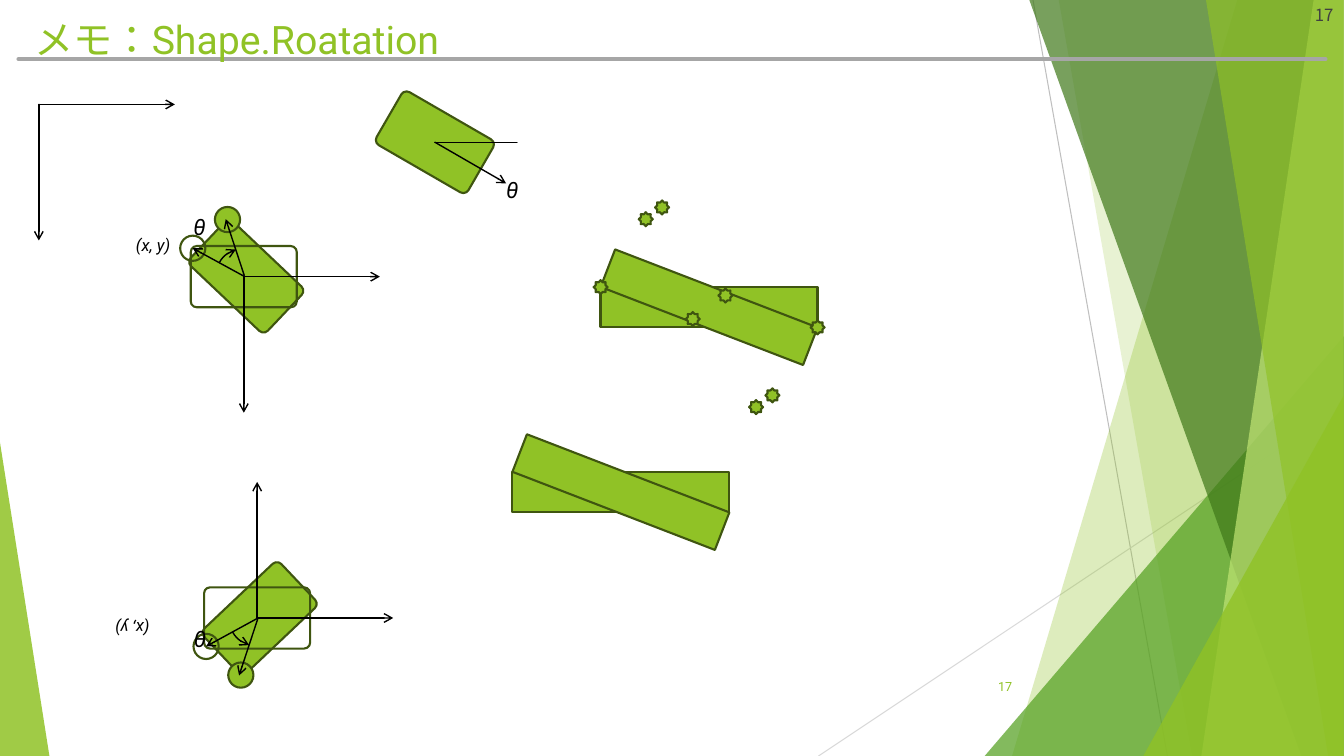
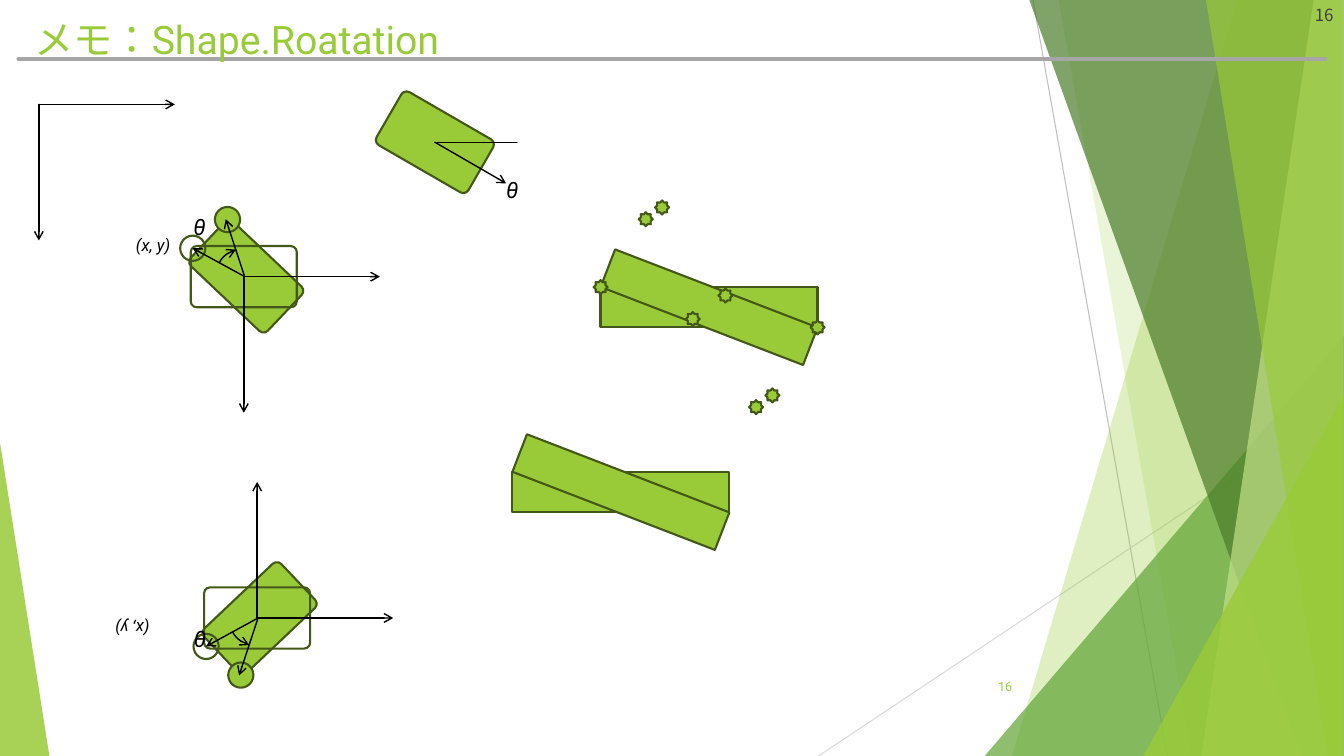
Before and after one commit to hitsuji-ga-u/pawapo, a slide deck: slide 16 of slide/customUI_debug.pptm (slide 17 before the commit). Drawn at 1344x756 pixels with LibreOffice and Linux fonts; fonts in the diff are those of the drawing. Boxes give left, top, right and bottom in pixels: in the first picture for what was removed or moved away, otherwise in the second. Text is boxed around its words. In the diff, an @@ line names an element or a change of style, - is before the commit and + after.

```diff
--- a/slide/customUI_debug.pptm
+++ b/slide/customUI_debug.pptm
@@ title "メモ：Shape.Roatation" at <box>34,24,439,62</box>: text colour #90C226 to #99CB38 @@
@@ freeform shape at <box>1012,0,1344,756</box>: fill #90C226 at 30% opacity to #99CB38 at 30% opacity @@
@@ freeform shape at <box>1029,0,1344,756</box>: fill #3F7819 at 70% opacity to #4A7C29 at 70% opacity @@
@@ freeform shape at <box>1059,0,1344,756</box>: fill #90C226 at 20% opacity to #99CB38 at 20% opacity @@
@@ freeform shape at <box>1202,0,1344,756</box>: fill #C0E474 at 70% opacity to #C2E088 at 70% opacity @@
@@ freeform shape at <box>1206,0,1344,756</box>: fill #90C226 at 65% opacity to #99CB38 at 65% opacity @@
@@ page number at <box>1315,8,1334,21</box>: text changed @@
-17
+16
@@ triangle at <box>985,336,1344,756</box>: fill #54A021 at 72% opacity to #63A537 at 72% opacity @@
@@ triangle at <box>1143,396,1344,756</box>: fill #90C226 at 80% opacity to #99CB38 at 80% opacity @@
@@ triangle at <box>0,443,49,756</box>: fill #90C226 at 85% opacity to #99CB38 at 85% opacity @@
@@ fill #90C226 to #99CB38; outline #3F5511 1.5 pt to #435919 1.5 pt in 17 elements at <box>374,90,496,196</box>, <box>187,218,306,335</box>, <box>212,204,243,235</box>, <box>200,560,319,677</box>, <box>225,660,256,690</box>, <box>601,287,818,328</box>, <box>601,250,818,365</box>, <box>594,280,608,294</box>, <box>811,321,825,335</box>, <box>655,201,669,215</box>, <box>749,400,763,414</box>, <box>719,288,733,302</box>, <box>765,388,779,402</box>, <box>686,313,700,327</box>, <box>639,212,653,226</box>, <box>512,472,729,512</box>, <box>512,434,729,550</box> @@
@@ outline #3F5511 1.5 pt to #435919 1.5 pt in 4 elements at <box>191,246,296,308</box>, <box>180,236,206,261</box>, <box>205,588,311,649</box>, <box>194,634,219,659</box> @@
@@ page number at <box>998,682,1012,691</box>: text changed; text colour #90C226 to #99CB38 @@
-17
+16
```
Also in this commit, not shown: 14 other slides changed, 7 slides added, 3 slides removed, 6 other files.
